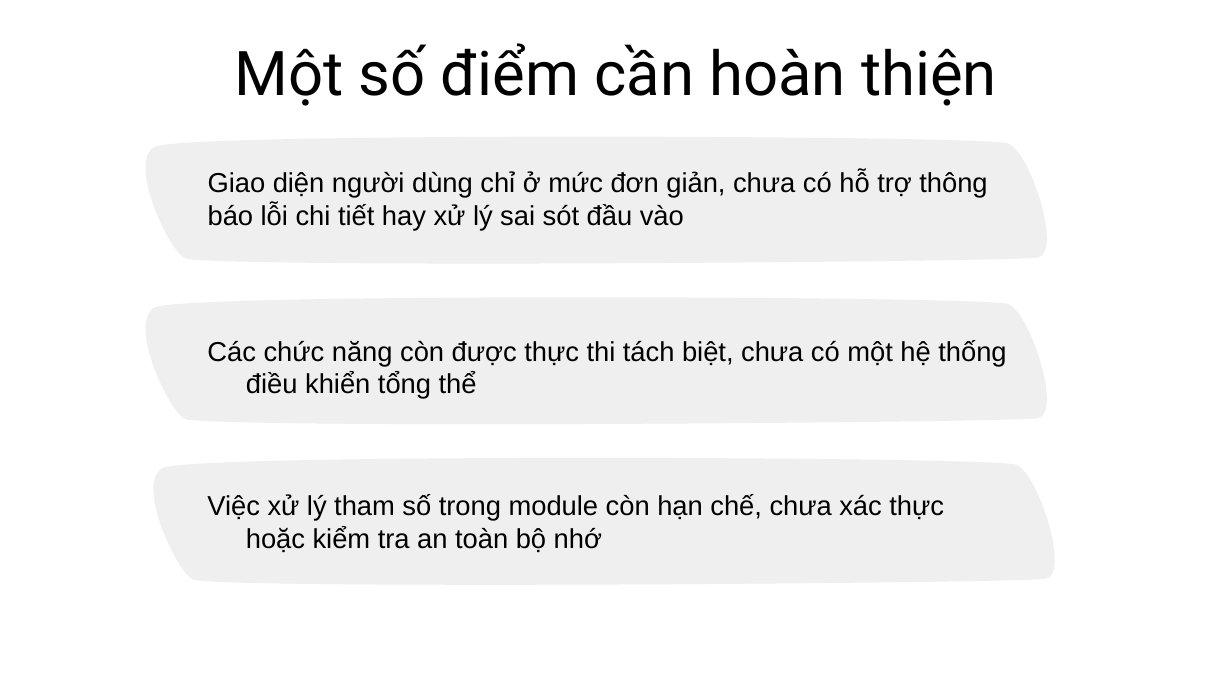
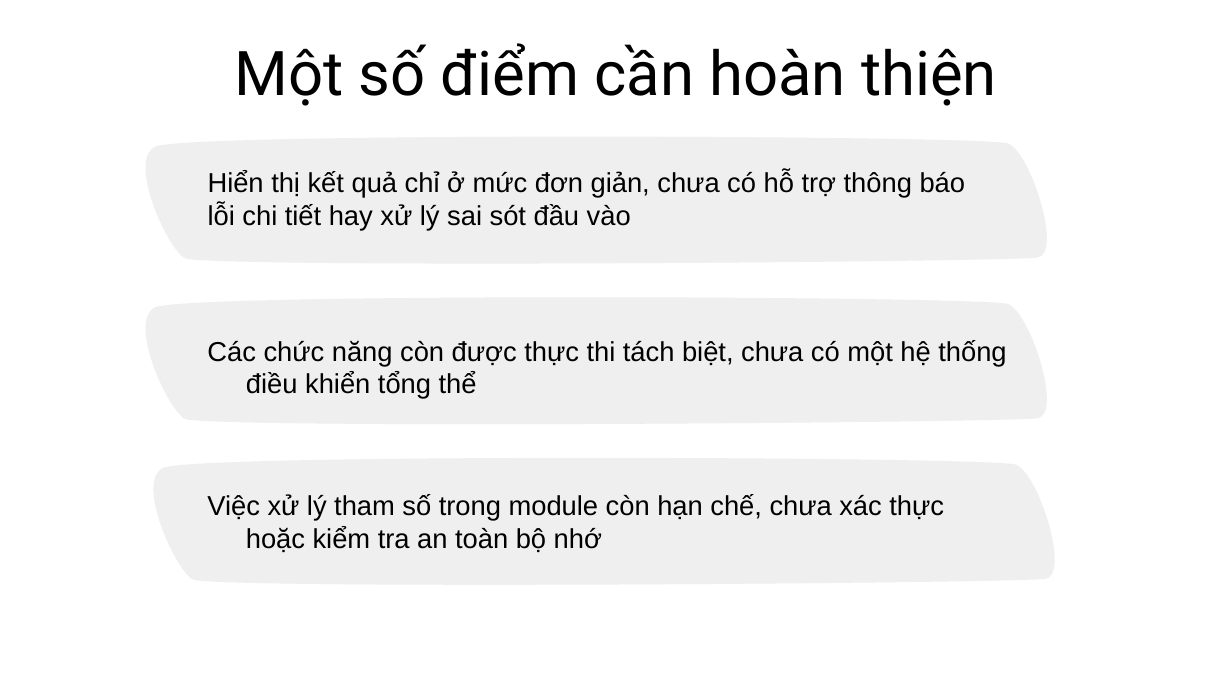
Before and after one commit to caoanhnguyen/Linux_Kernel, a slide deck: slide 27 of docs/Nhóm 3 Đề tài 24.pptx. Drawn at 1232x693 pixels with LibreOffice and Linux fonts; fonts in the diff are those of the drawing. Boxes give left, top, right and bottom in pixels: in the first picture for what was removed or moved away, otherwise in the second. Text is boxed around its words. In the diff, an @@ line names an element or a change of style, - is before the commit and + after.

```diff
--- a/docs/Nhóm 3 Đề tài 24.pptx
+++ b/docs/Nhóm 3 Đề tài 24.pptx
@@ text at (x1=208, y1=171, x2=966, y2=231): text changed @@
-Giao diện người dùng chỉ ở mức đơn giản, chưa có hỗ trợ thông báo lỗi chi tiết hay xử lý sai sót đầu vào
+Hiển thị kết quả chỉ ở mức đơn giản, chưa có hỗ trợ thông báo lỗi chi tiết hay xử lý sai sót đầu vào
```
Also in this commit, not shown: 4 other slides changed, 1 other file.
